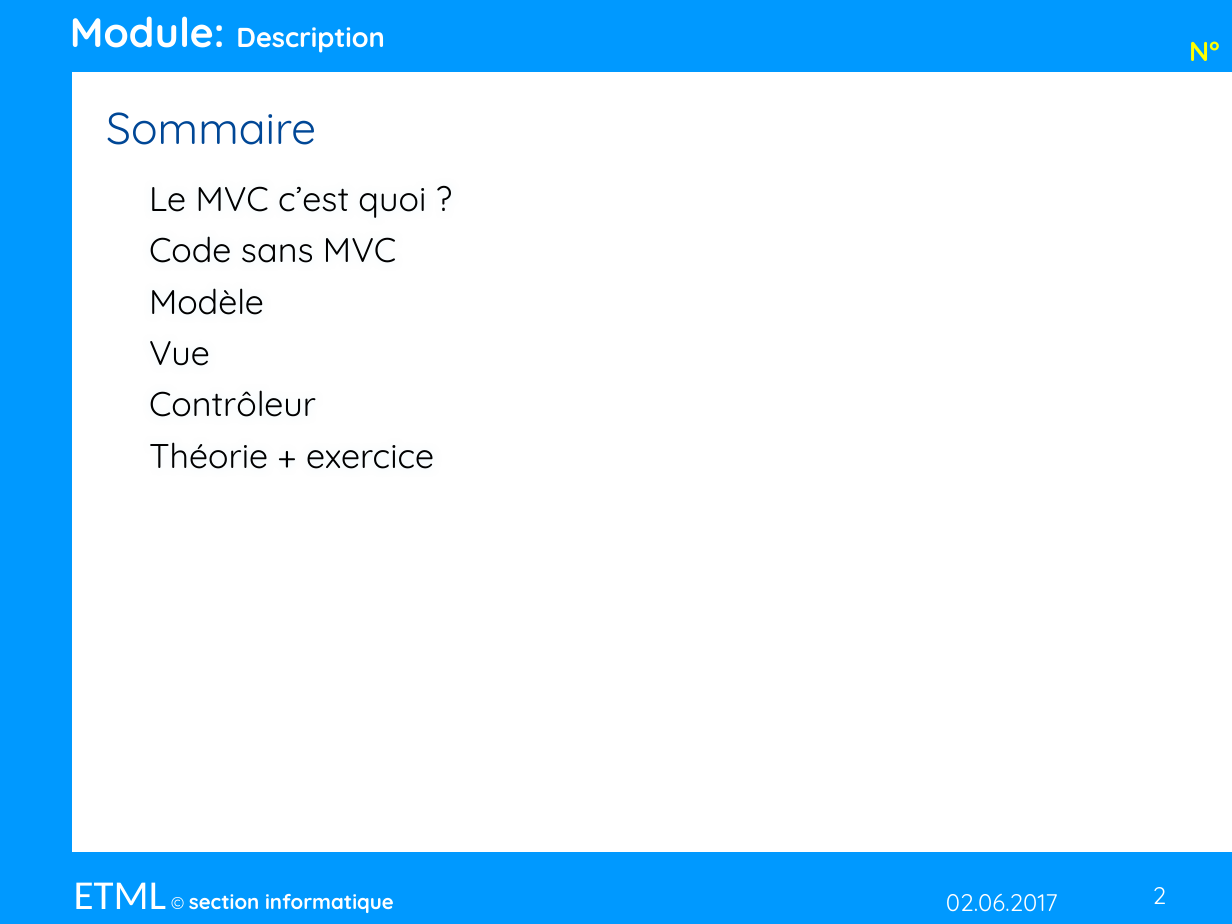
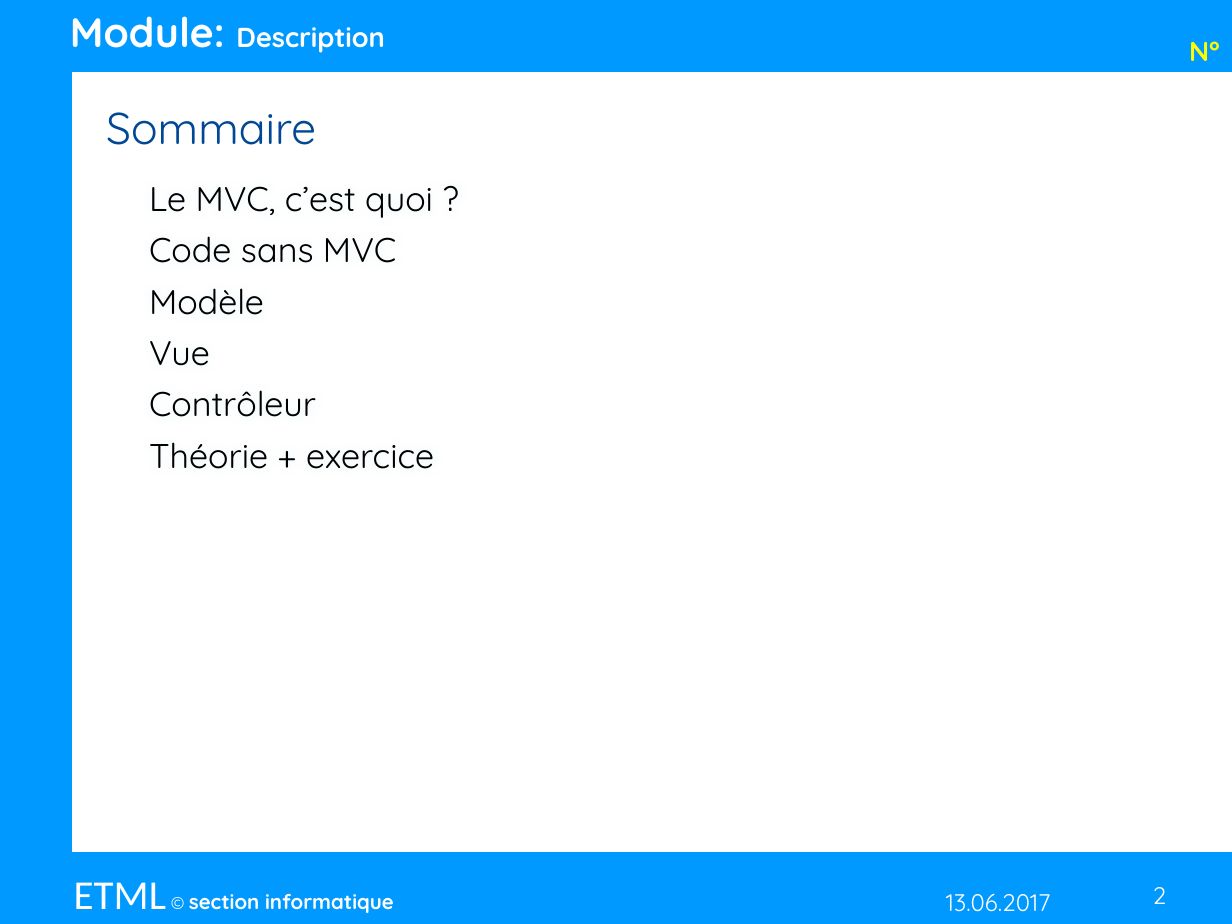
Before and after one commit to mayorjo/Demomot, a slide deck: slide 2 of MVC/MVC.pptm. Drawn at 1232x924 pixels with LibreOffice and Linux fonts; fonts in the diff are those of the drawing. Boxes give left, top, right and bottom in pixels: in the first picture for what was removed or moved away, otherwise in the second. Text is boxed around its words. In the diff, an @@ line names an element or a change of style, - is before the commit and + after.

```diff
--- a/MVC/MVC.pptm
+++ b/MVC/MVC.pptm
@@ text at (x1=149, y1=186, x2=433, y2=218): text changed @@
-Le MVC c’est quoi ?
+Le MVC, c’est quoi ?
@@ text at (x1=946, y1=893, x2=1051, y2=912): text changed @@
-02.06.2017
+13.06.2017
```
Also in this commit, not shown: 7 other slides changed, 5 other files.
